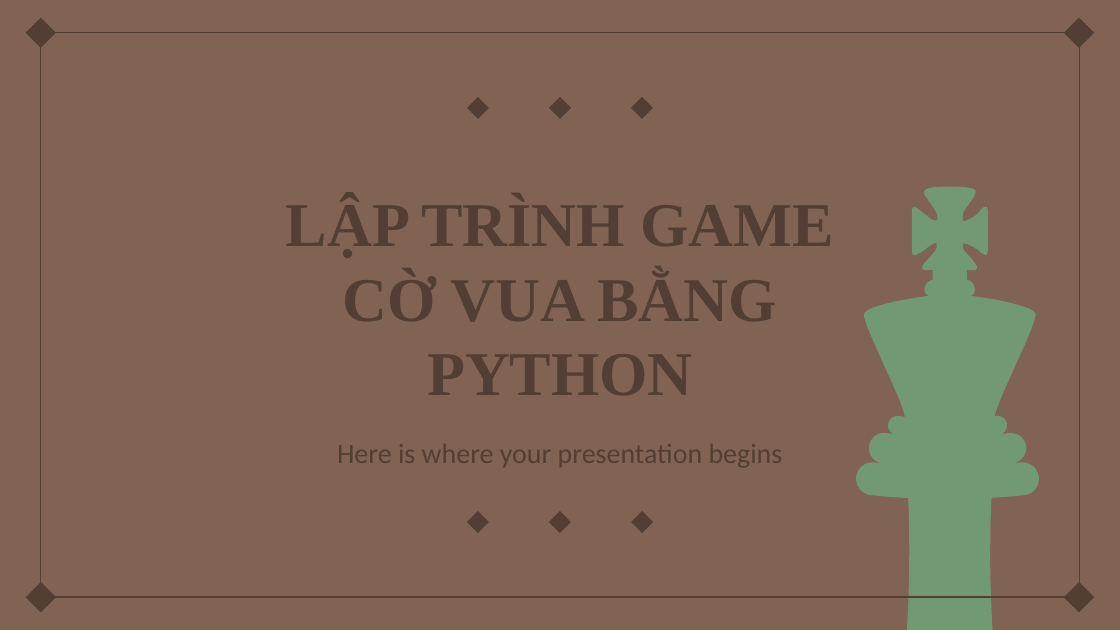
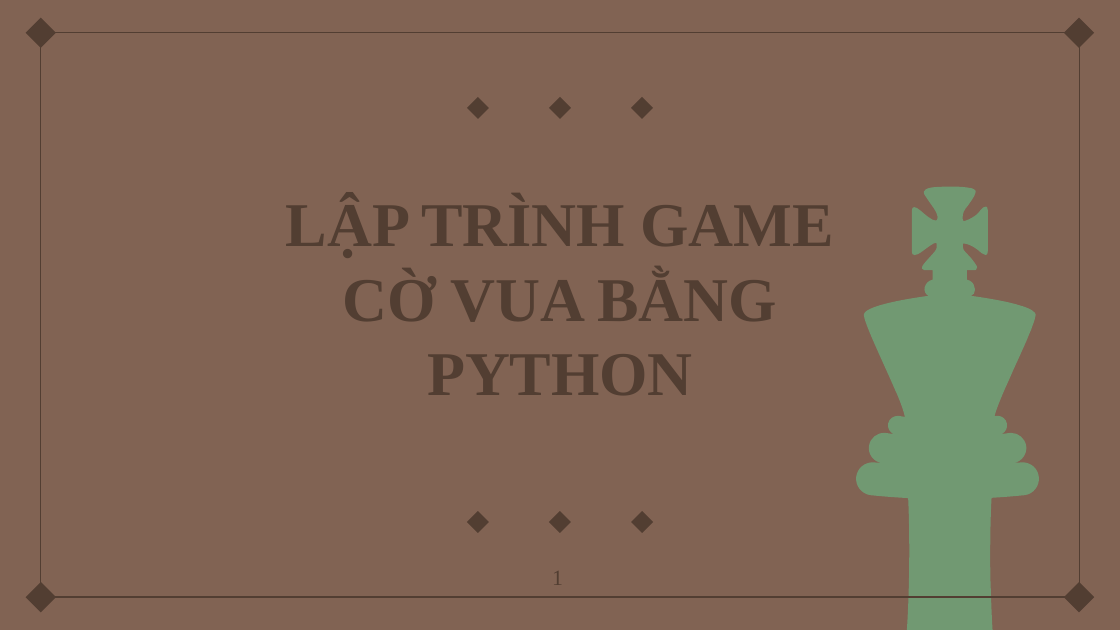
Before and after one commit to NamKuL22/IE221.M21.CNCL, a slide deck: slide 1 of python-report.pptx. Drawn at 1120x630 pixels with LibreOffice and Linux fonts; fonts in the diff are those of the drawing; background and template pictures are left out. Boxes give left, top, right and bottom in pixels: in the first picture for what was removed or moved away, otherwise in the second. Text is boxed around its words. In the diff, an @@ line names an element or a change of style, - is before the commit and + after.

```diff
--- a/python-report.pptx
+++ b/python-report.pptx
@@ subtitle removed at (x1=337, y1=444, x2=783, y2=467) @@
-Here is where your presentation begins
@@ text added at (x1=552, y1=571, x2=563, y2=585), 14 pt, text #523E32 @@
+1
```
Also in this commit, not shown: 7 other slides changed, 1 slide added.
